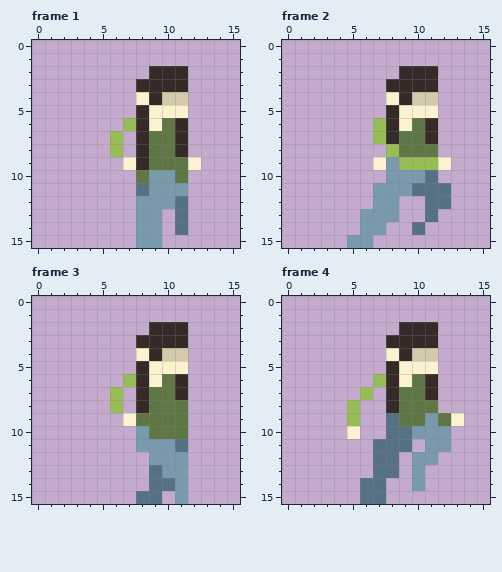
One commit to this pixel-art file: assets/entities/player/sprint.ase. Above is the file before it was changed.
16x16 pixels, 4 frames. Shown: frame 1, frame 2, frame 3, frame 4.
After:
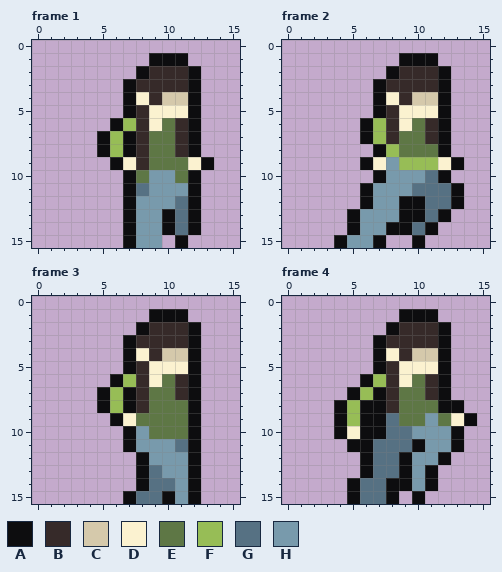
Palette (. is transparent): A #0d0d0f  B #362a29  C #d5c9ab  D #fbf2d0  E #5e7745  F #97bd56  G #567183  H #789aac
Edits made:
Changed rows in their new state; - is an unchanged pixel.
Frame 1:
first column x 5:
 1 ----AAA--
 2 ---A---A-
 3 --A----A-
 4 --A----A-
 5 --A----A-
 6 -A-----A-
 7 A-A----A-
 8 A-A----A-
 9 -A------A
10 --A----A-
11 --A----A-
12 --A----A-
13 --A--A-A-
14 --A--A-A-
15 --A---A--
Frame 2:
first column x 4:
 1 -----AAA--
 2 ----A---A-
 3 ---A----A-
 4 ---A----A-
 5 ---A----A-
 6 --A-----A-
 7 --A-----A-
 8 ---A----A-
 9 --A------A
10 ---A----A-
11 --A------A
12 --A--AA--A
13 -A---AA-A-
14 -A--AA-A--
15 A--A--A---
Frame 3:
first column x 5:
 1 ----AAA-
 2 ---A---A
 3 --A----A
 4 --A----A
 5 --A----A
 6 -A-----A
 7 A-A----A
 8 A-A----A
 9 -A-----A
10 --A----A
11 --A----A
12 ---A---A
13 ---A---A
14 ---A---A
15 --A--A-A
Frame 4:
first column x 4:
 1 -----AAA---
 2 ----A---A--
 3 ---A----A--
 4 ---A----A--
 5 ---A----A--
 6 --A-----A--
 7 -A-A----A--
 8 A-AA----AA-
 9 A-AA------A
10 A-AA-----A-
11 -AA---A--A-
12 --A--A--A--
13 --A--A-A---
14 -A--AA-A---
15 -A--A-A----
